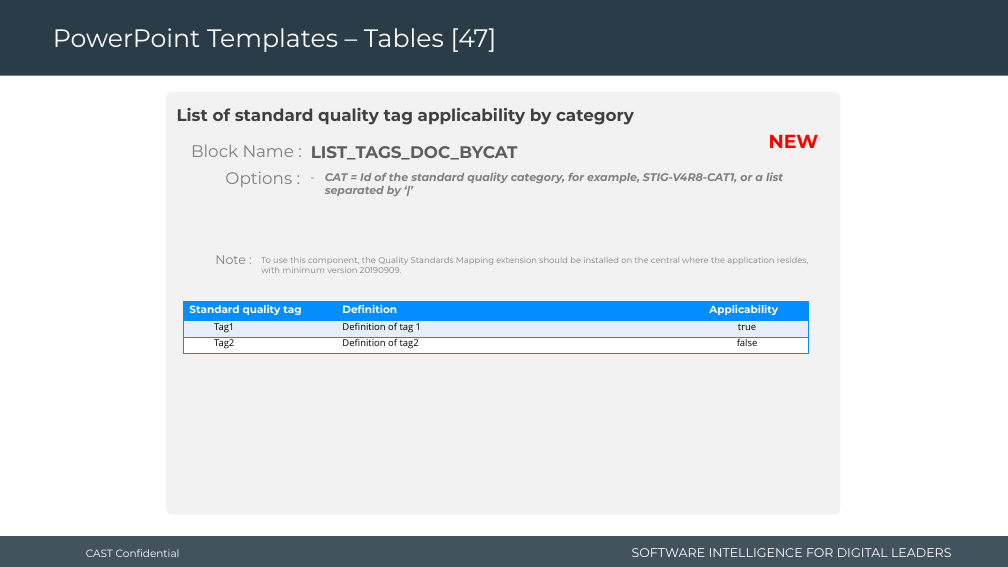
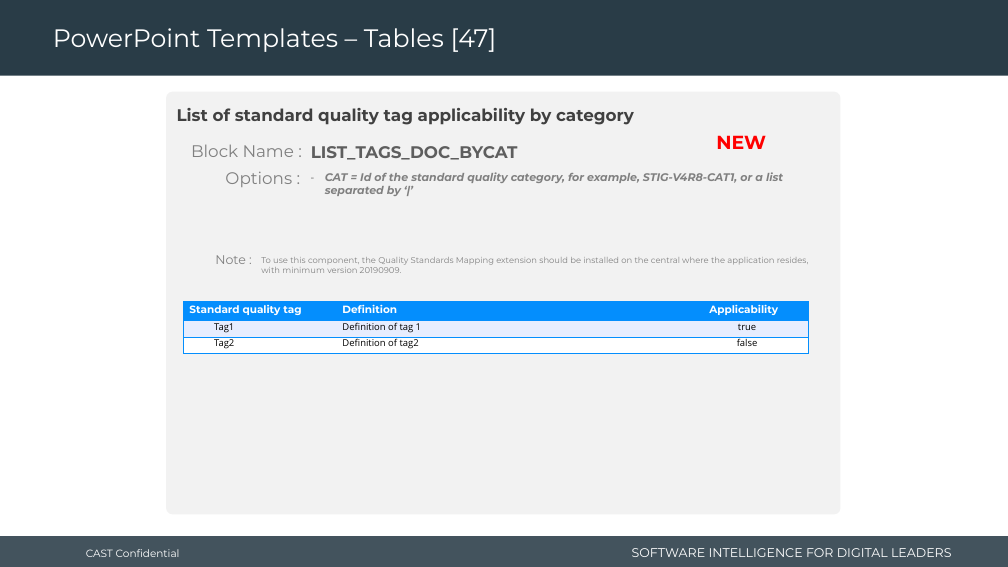
Before and after one commit to CAST-projects/RGforDashboards, a slide deck: slide 79 of CastReporting.Reporting.Core/TemplatesFiles/1- Powerpoint-components-library.pptx. Drawn at 1008x567 pixels with LibreOffice and Linux fonts; fonts in the diff are those of the drawing; background and template pictures are left out. Boxes give left, top, right and bottom in pixels: in the first picture for what was removed or moved away, otherwise in the second. Text is boxed around its words. In the diff, an @@ line names an element or a change of style, - is before the commit and + after.

```diff
--- a/CastReporting.Reporting.Core/TemplatesFiles/1- Powerpoint-components-library.pptx
+++ b/CastReporting.Reporting.Core/TemplatesFiles/1- Powerpoint-components-library.pptx
@@ text "NEW": place and size @@
-text "NEW" at [769, 134, 819, 148]
+text "NEW" at [716, 135, 766, 149]
```
Also in this commit, not shown: 1 other slide changed, 6 other files.
